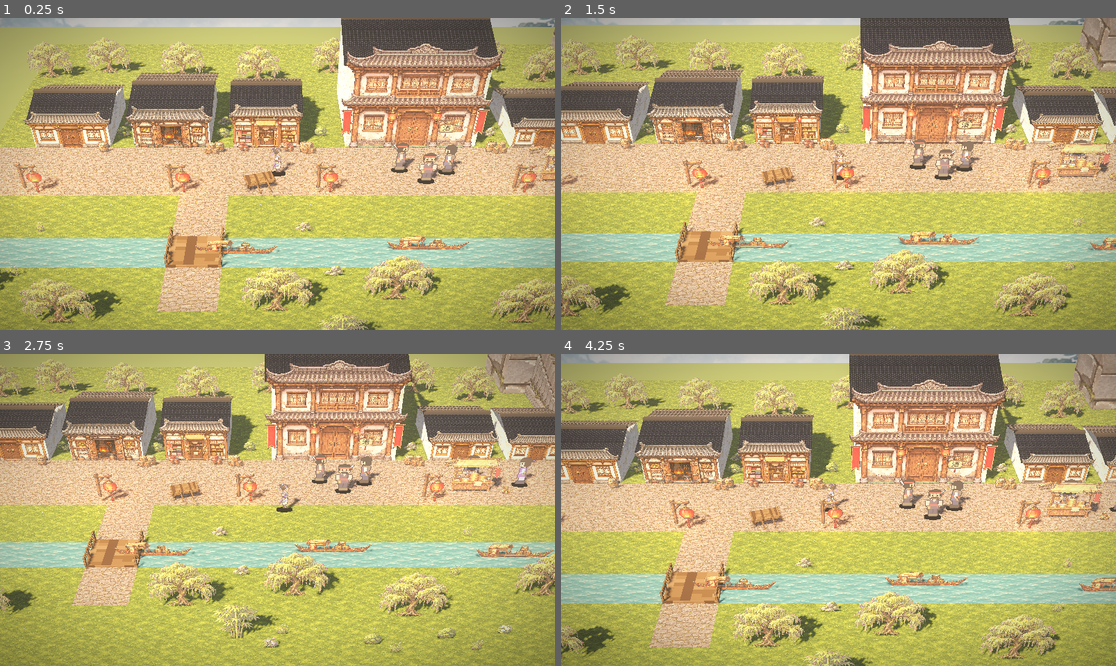
Above: before the commit, frames 1-4 (two rows, left to right).
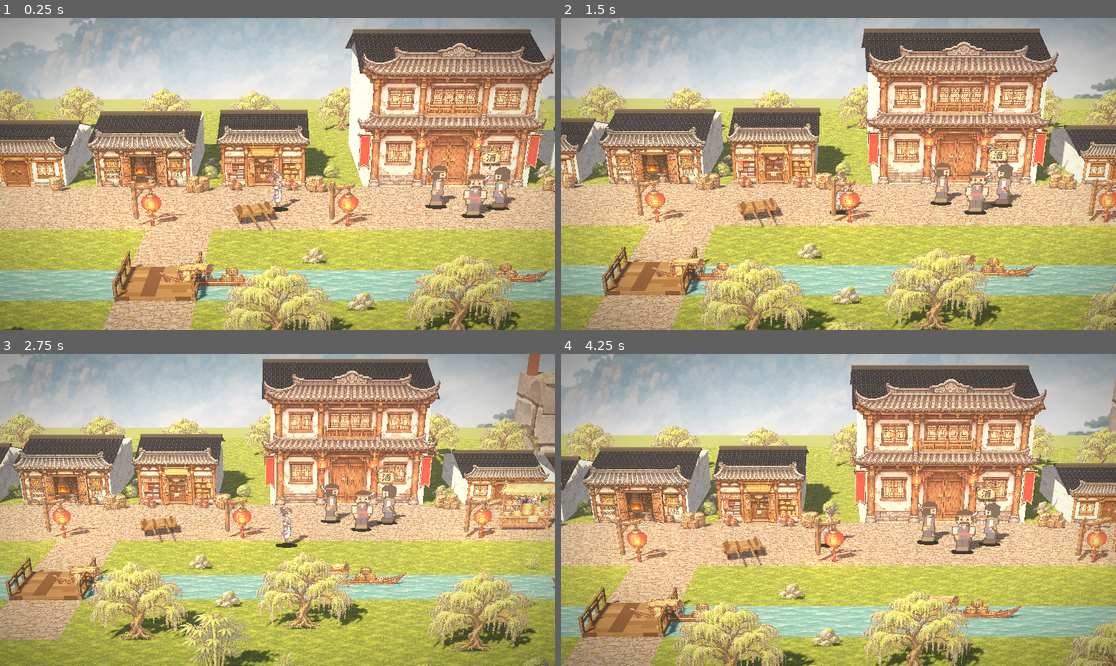
Above: after the commit, the same moments.

Repository: zaz-nlu/Hero-xiaoyao
Game: Godot game, scene res://ui/game.tscn
Two runs of this game, one before a commit and one after it. Both use one fixed random seed, a clock stepped at 60 frames per second and the inputs below.
Inputs (mouse positions are in pixels of both pictures, inside the frame that each line leads up to):
- Up to frame 1 (0.25 s): no input
- Up to frame 2 (1.5 s): tap Enter (ui_accept) at 0.5, 0.77 s; move the mouse to (960, 158) at 0.52 s; hold D (move_right) 0.53-1.28 s; tap E (interact) at 0.6 s; click (960, 158) at 0.67 s; move the mouse to (727, 189) at 1.27 s; hold S (move_down) from 1.28 s (still down); tap 1 at 1.35 s
- Up to frame 3 (2.75 s): tap Enter (ui_accept) at 1.52 s; move the mouse to (333, 441) at 2.02 s; release S (move_down) at 2.03 s; hold D (move_right) from 2.03 s (still down); tap 2 at 2.1 s
- Up to frame 4 (4.25 s): move the mouse to (810, 572) at 2.77 s; release D (move_right) at 2.78 s; hold W (move_up) 2.78-3.53 s; tap 3 at 2.85 s; click (810, 572) at 2.92 s; tap Enter (ui_accept) at 3.02, 3.77 s; move the mouse to (1005, 556) at 3.52 s; hold A (move_left) from 3.53 s (still down); tap 4 at 3.6 s

The runs differ from the first frame. In frame 1, 89% of the frame differs, in the area x 0-100%, y 0-100%; in frame 2, 90%; in frame 3, 86%; in frame 4, 90%.

Commit message:
feat: town camera lower and closer (Octopath-like low angle), look-ahead framing, tighter tilt-shift
Co-Authored-By: Claude Sonnet 5.5 <noreply@anthropic.com>

Diff:
--- a/godot/tests/test_town.gd
+++ b/godot/tests/test_town.gd
@@ -4,7 +4,7 @@
 const TownData = preload("res://world/town_data.gd")
 
 const TOWN_PATH := "res://data/town.json"
-const CAMERA_OFFSET := Vector3(0.0, 32.5, 42.5)
+const CAMERA_OFFSET := Vector3(0.0, 16.7, 37.5)
 
 
 func _new_town():
--- a/godot/world/town.gd
+++ b/godot/world/town.gd
@@ -5,7 +5,9 @@
 const TOWN_PATH := "res://data/town.json"
 const NPC_DIALOGUES_PATH := "res://data/npc_dialogues.json"
 const SPEAKERS_PATH := "res://data/speakers.json"
-const CAMERA_OFFSET := Vector3(0.0, 32.5, 42.5)
+const CAMERA_OFFSET := Vector3(0.0, 16.7, 37.5)
+# Look slightly north of the player so the characters sit in the lower half of the frame.
+const LOOK_AHEAD := Vector3(0.0, 1.0, -4.0)
 const DEFEATED_NPC_IDS: Array[String] = ["ma_youwei", "bandit_1", "bandit_2"]
 const DECOR_FILES := {
 	"shrub": "prop_shrub.png",
@@ -1387,7 +1389,7 @@
 	attributes.dof_blur_far_distance = dist + 14.0
 	attributes.dof_blur_far_transition = 22.0
 	attributes.dof_blur_near_enabled = true
-	attributes.dof_blur_near_distance = dist - 12.0
+	attributes.dof_blur_near_distance = dist - 9.0
 	attributes.dof_blur_near_transition = 8.0
 	attributes.dof_blur_amount = 0.08
 	return attributes
@@ -1408,7 +1410,7 @@
 	var weight: float = 1.0 - exp(-8.0 * delta)
 	_focus = _focus.lerp(target_pos, weight)
 	camera.position = camera.position.lerp(target_pos + CAMERA_OFFSET, weight)
-	camera.look_at_from_position(camera.position, _focus, Vector3.UP)
+	camera.look_at_from_position(camera.position, _focus + LOOK_AHEAD, Vector3.UP)
 
 
 func snap_camera() -> void:
@@ -1417,7 +1419,7 @@
 	var target_pos := _follow_position()
 	_focus = target_pos
 	camera.position = target_pos + CAMERA_OFFSET
-	camera.look_at_from_position(camera.position, _focus, Vector3.UP)
+	camera.look_at_from_position(camera.position, _focus + LOOK_AHEAD, Vector3.UP)
 
 
 func _spawn_position() -> Vector3:
